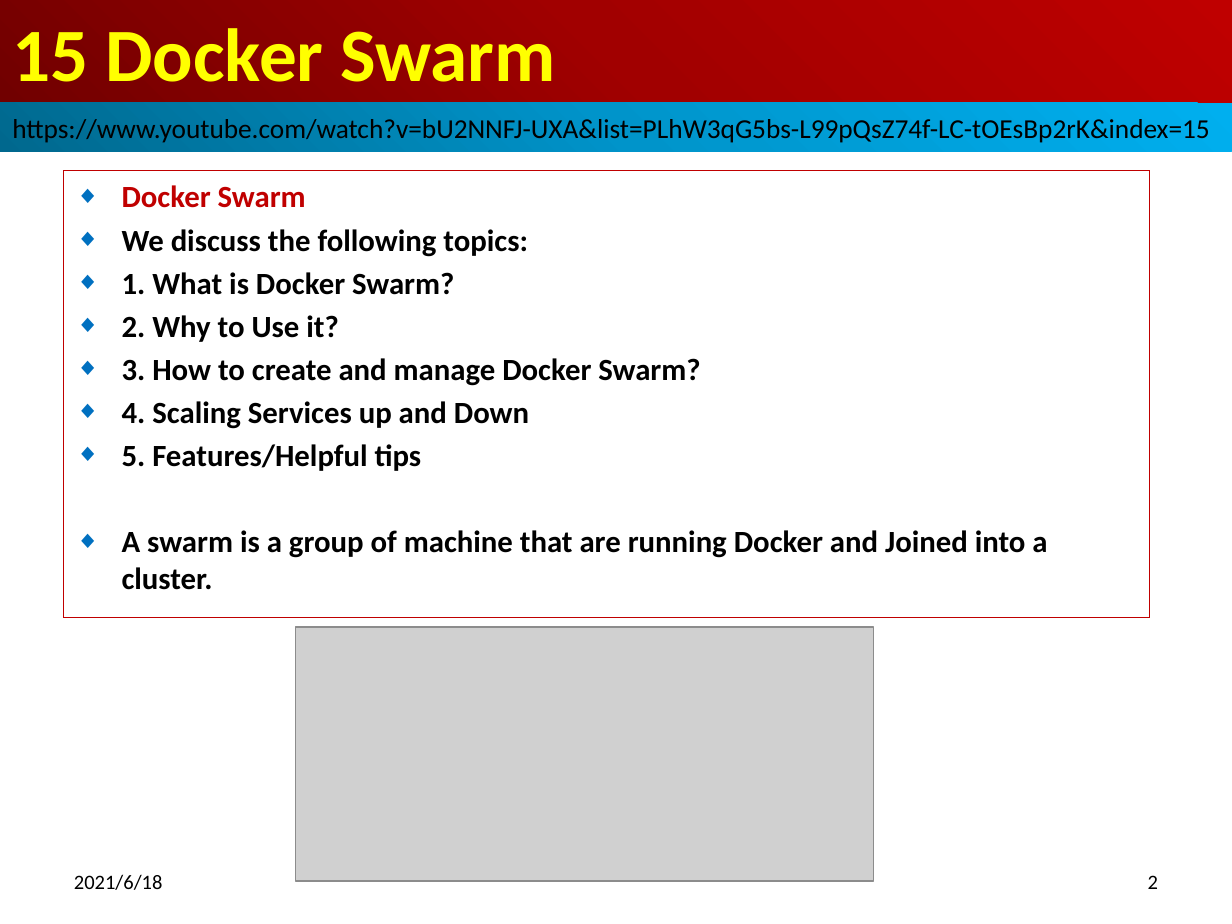
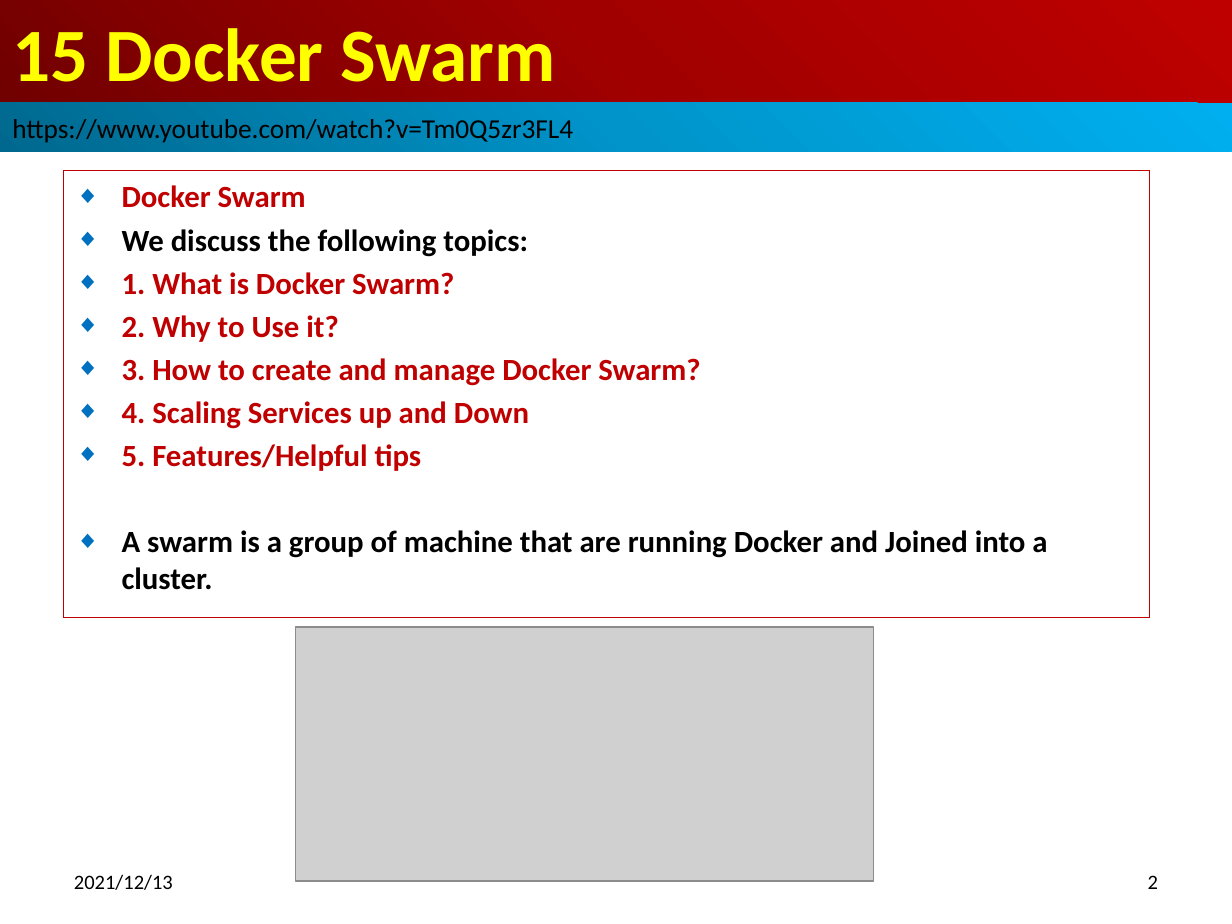
Before and after one commit to peterhchen/800-Docker, a slide deck: slide 2 of 15_DockerSwarm.pptx. Drawn at 1232x924 pixels with LibreOffice and Linux fonts; fonts in the diff are those of the drawing; grey boxes stand for pictures. Boxes give left, top, right and bottom in pixels: in the first picture for what was removed or moved away, otherwise in the second. Text is boxed around its words. In the diff, an @@ line names an element or a change of style, - is before the commit and + after.

```diff
--- a/15_DockerSwarm.pptx
+++ b/15_DockerSwarm.pptx
@@ text in rectangle at [12,119,573,143]: text changed @@
-https://www.youtube.com/watch?v=bU2NNFJ-UXA&list=PLhW3qG5bs-L99pQsZ74f-LC-tOEsBp2rK&index=15
+https://www.youtube.com/watch?v=Tm0Q5zr3FL4
@@ subtitle at [122,272,700,471]: text colour #000000 to #C00000 in "1. What is Docker Swarm?", "2. Why to Use it?", "3. How to create and manage Docker ...", "4. Scaling Services up and Down" and 1 more places @@
@@ text at [74,874,173,890]: text changed @@
-2021/6/18
+2021/12/13
```
Also in this commit, not shown: 17 other slides changed, 21 slides added, 10 slides removed, 2 other files.
